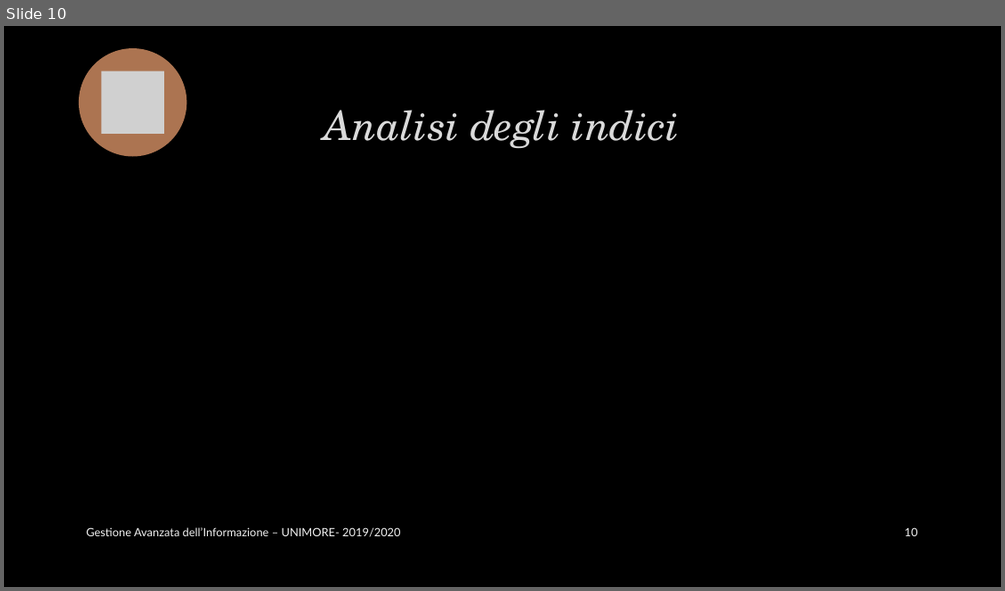
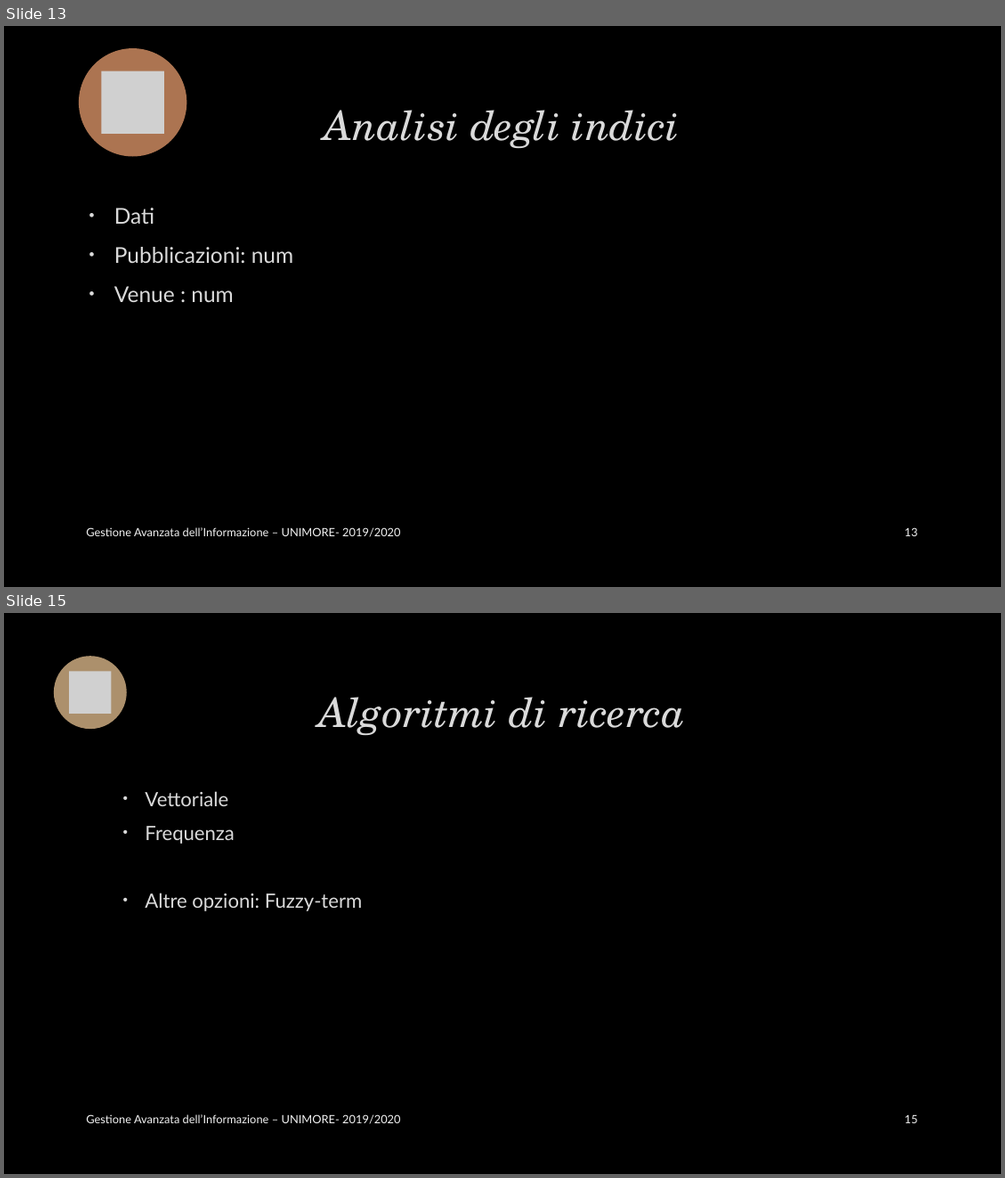
Before and after one commit to marcopiccinni/Search-Engine-for-DBLP, a slide deck: Doc-it.pptx. Shown one above the other, each under a label of ours: slide 10 before the commit, slides 13 and 15 after it; the slides between them are not shown. The pictures are 1005x591 and 1005x1178 pixels, drawn with LibreOffice and Linux fonts; fonts in the diff are those of the drawing; grey boxes stand for pictures; background and template pictures are left out. Boxes give left, top, right and bottom in pixels: in the first picture for what was removed or moved away, otherwise in the second. Text is boxed around its words. In the diff, an @@ line names an element or a change of style, - is before the commit and + after.

```diff
--- a/Doc-it.pptx
+++ b/Doc-it.pptx
@@ slide 15 added at bbox=[4, 613, 1001, 1174], background picture (left out) @@
@@ ellipse added at bbox=[53, 656, 127, 729], fill #AC906C @@
@@ picture added at bbox=[69, 672, 112, 714] @@
@@ title added at bbox=[319, 697, 685, 736], 39 pt, text #DADADA, italic @@
+Algoritmi di ricerca
@@ text added at bbox=[145, 791, 362, 911], 19 pt, text #DADADA @@
+  • Vettoriale
+  • Frequenza
+  • Altre opzioni: Fuzzy-term
@@ text added at bbox=[86, 1114, 400, 1124], 11 pt, text #F2F2F2 @@
+Gestione Avanzata dell’Informazione – UNIMORE- 2019/2020
@@ page number added at bbox=[905, 1114, 918, 1123], 11 pt, text #F2F2F2 @@
+15
@@ what was slide 10 is now slide 13 @@
@@ slide 13 changed as well @@
@@ text added at bbox=[114, 208, 293, 302], 21 pt, text #DADADA @@
+• Dati
+• Pubblicazioni: num
+• Venue : num
@@ page number at bbox=[905, 527, 918, 536]: text changed @@
-10
+13
```
Also in this commit, not shown: 9 other slides changed, 6 other slides added.
